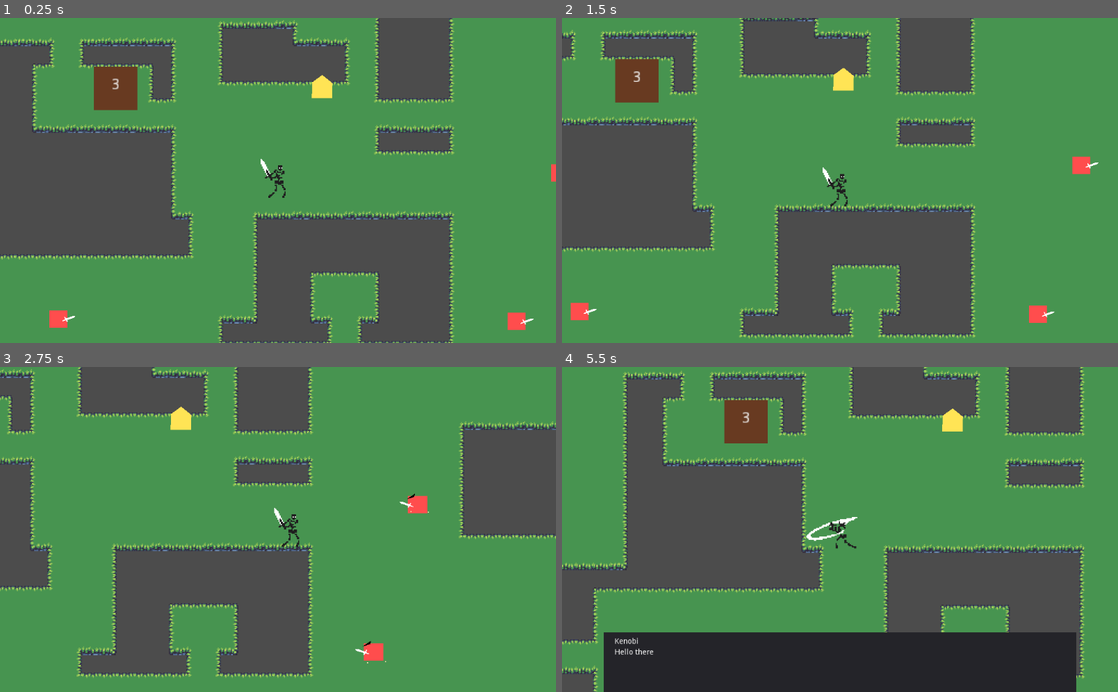
Above: before the commit, frames 1-4 (two rows, left to right).
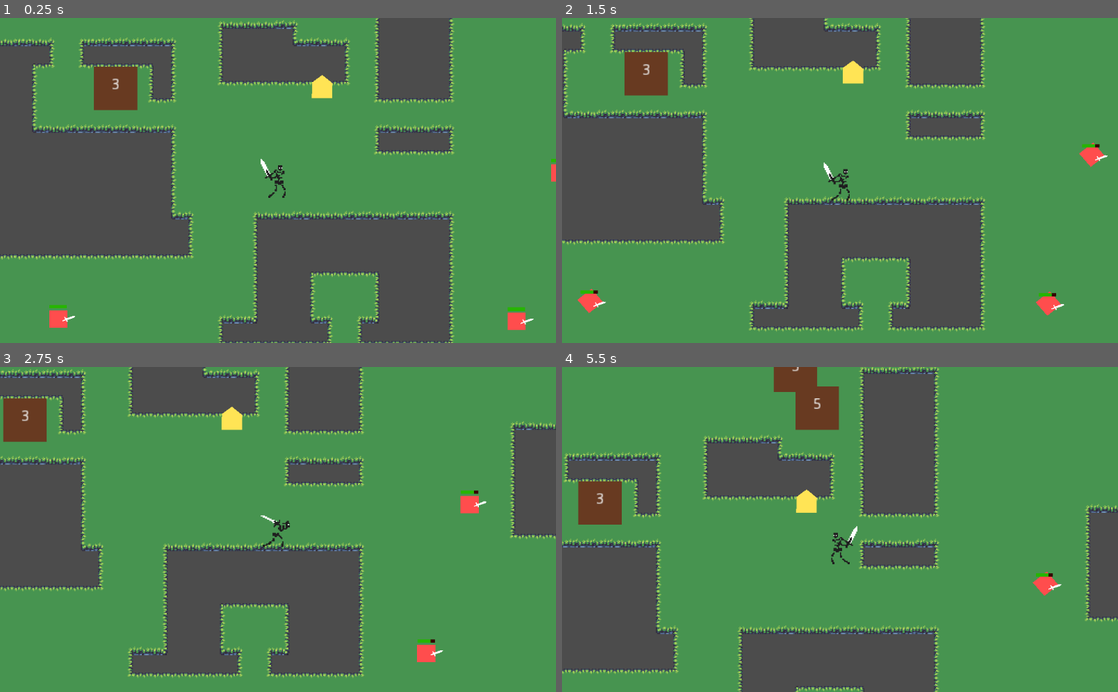
Above: after the commit, the same moments.

Repository: doorgan/godot_test
Game: Godot game, scene res://World.tscn
Two runs of this game, one before a commit and one after it. Both use one fixed random seed, a clock stepped at 60 frames per second and the inputs below.
Inputs (mouse positions are in pixels of both pictures, inside the frame that each line leads up to):
- Up to frame 1 (0.25 s): no input
- Up to frame 2 (1.5 s): move the mouse to (962, 164) at 0.52 s; hold Right (ui_right) 0.53-1.28 s; tap A (attack, bound only after the commit) at 0.6 s; tap J (attack, bound only before the commit) at 0.8, 1.35 s; move the mouse to (728, 196) at 1.27 s; hold Down (ui_down) from 1.28 s (still down)
- Up to frame 3 (2.75 s): tap Q (invulnerable) at 1.55, 2.1 s; move the mouse to (333, 458) at 2.02 s; release Down (ui_down) at 2.03 s; hold Right (ui_right) from 2.03 s (still down); tap A (attack, bound only after the commit) at 2.3 s
- Up to frame 4 (5.5 s): move the mouse to (812, 594) at 2.77 s; release Right (ui_right) at 2.78 s; hold Up (ui_up) 2.78-3.53 s; tap A (attack, bound only after the commit) at 2.85, 4.55 s; tap J (attack, bound only before the commit) at 3.05, 3.6, 5.3 s; move the mouse to (1006, 578) at 3.52 s; hold Left (ui_left) 3.53-5.03 s; tap Q (invulnerable) at 3.8, 5.1 s; move the mouse to (673, 480) at 4.27 s; tap E (interact) at 4.35 s; move the mouse to (867, 529) at 5.02 s; hold Down (ui_down) from 5.03 s (still down)

The runs differ from the first frame. In frame 1, less than 0.1% of the frame differs, in the area x 8-100%, y 43-91%; in frame 2, 16%; in frame 3, 31%; in frame 4, 61%, in the area x 0-100%, y 0-100%.

Commit message:
save changes

Diff:
--- /dev/null
+++ b/Combat/CombatManager.gd
@@ -0,0 +1,9 @@
+extends Node
+class_name CombatManager
+
+static func resolve_attack(attacker : Unit, target : Unit) -> void:
+	var attack = {
+		"damage": attacker.base_damage,
+		"attacker": attacker
+	}
+	target.take_damage(attack)
--- /dev/null
+++ b/Effects/Poison.gd
@@ -0,0 +1,23 @@
+extends Effect
+class_name EffectPoison
+
+export (int) var dps : = 5
+export (int) var damage_interval : = 1
+export (int) var duration : = 5
+
+var timer
+
+func _ready():
+	create_timer()
+	get_tree().create_timer(duration).connect("timeout", self, "finish")
+
+func create_timer():
+	timer = Timer.new()
+	timer.one_shot = false
+	timer.wait_time = damage_interval
+	timer.connect("timeout", self, "apply_poison")
+	add_child(timer)
+	timer.start()
+
+func apply_poison():
+	owner.take_damage({"damage": dps, "attacker": owner})
--- a/Enemy.gd
+++ b/Enemy.gd
@@ -1,15 +1,12 @@
-extends KinematicBody2D
+extends Unit
 
 signal died
-
-export (int) var max_health = 5
 
 var target
 
 var velocity : = Vector2.ZERO
 var facing : = Vector2.RIGHT setget set_facing
 var last_attacker : Object
-var health = max_health
 var staggered : = false
 var dead : = false
 
@@ -17,14 +14,16 @@
 
 func _ready():
 	$States.start()
+	$Healthbar.value = health
 
-func take_damage(attacker):
-	health -= 1
+func take_damage(attack):
+	health -= attack.damage
+	$Healthbar.value = health
 	if health <= 0:
 		dead = true
 		$States._switch_state("die")
 	else:
-		stagger(attacker)
+		stagger(attack.attacker)
 
 func stagger(attacker):
 	last_attacker = attacker
--- a/Enemy.tscn
+++ b/Enemy.tscn
@@ -9,6 +9,7 @@
 [ext_resource path="res://Stagger.gd" type="Script" id=7]
 [ext_resource path="res://Die.gd" type="Script" id=8]
 [ext_resource path="res://Hurtbox.tscn" type="PackedScene" id=9]
+[ext_resource path="res://Effects/Poison.gd" type="Script" id=10]
 
 [sub_resource type="ParticlesMaterial" id=1]
 emission_shape = 1
@@ -636,6 +637,12 @@
 [sub_resource type="RectangleShape2D" id=10]
 extents = Vector2( 7.1623, 7.29669 )
 
+[sub_resource type="StyleBoxFlat" id=11]
+bg_color = Color( 0.152941, 0.713726, 0, 1 )
+
+[sub_resource type="StyleBoxFlat" id=12]
+bg_color = Color( 0.211765, 0.0235294, 0.0235294, 1 )
+
 [node name="Enemy" type="KinematicBody2D" groups=[
 "enemy",
 ]]
@@ -643,6 +650,7 @@
 __meta__ = {
 "_edit_vertical_guides_": [ 11.0451 ]
 }
+effects_slot = NodePath("EffectsSlot")
 
 [node name="Sprite" type="Node2D" parent="."]
 scale = Vector2( 1.05147, 1 )
@@ -738,9 +746,27 @@
 [node name="CollisionShape2D" type="CollisionShape2D" parent="Hurtbox"]
 position = Vector2( 0, -7.94165 )
 shape = SubResource( 10 )
+
+[node name="EffectsSlot" type="Node2D" parent="."]
+
+[node name="Node2D" type="Node2D" parent="EffectsSlot"]
+script = ExtResource( 10 )
+
+[node name="Healthbar" type="ProgressBar" parent="."]
+margin_left = -7.73121
+margin_top = -20.5114
+margin_right = -3.73121
+margin_bottom = -6.51136
+rect_scale = Vector2( 3.9845, 0.214433 )
+custom_styles/fg = SubResource( 11 )
+custom_styles/bg = SubResource( 12 )
+step = 0.1
+value = 25.0
+__meta__ = {
+"_edit_use_anchors_": false
+}
 [connection signal="timeout" from="States/Chase/Timer" to="States/Chase" method="_on_Timer_timeout"]
 [connection signal="timeout" from="States/Attack/Cooldown" to="States/Attack" method="_on_Cooldown_timeout"]
 [connection signal="timeout" from="States/Stagger/Timer" to="States/Stagger" method="_on_Timer_timeout"]
 [connection signal="body_entered" from="Perception" to="States/Idle" method="_on_Perception_body_entered"]
 [connection signal="body_exited" from="Perception" to="States/Chase" method="_on_Perception_body_exited"]
-[connection signal="hit" from="Hurtbox" to="." method="_on_Hurtbox_hit"]
--- a/Enemy/ChaseState.gd
+++ b/Enemy/ChaseState.gd
@@ -65,8 +65,6 @@
 		):
 		state = FINISHED
 
-	print(state)
-
 	match state:
 		CHASING:
 			follow_path(delta)
@@ -77,7 +75,6 @@
 			take_distance()
 		FINISHED:
 			emit_signal("finished", "attack")
-	print(distance_to_target)
 
 func strafe():
 	steer = get_strafe_vector()
--- a/Hurtbox.gd
+++ b/Hurtbox.gd
@@ -4,4 +4,5 @@
 signal hit(attacker)
 
 func hit_landed(attacker):
-	emit_signal("hit", attacker)
+	CombatManager.resolve_attack(attacker, owner)
+#	emit_signal("hit", attacker)
--- a/Player.gd
+++ b/Player.gd
@@ -14,7 +14,6 @@
 
 func _unhandled_input(event):
 	if Input.is_action_just_released("invulnerable"):
-		print("toggle inv")
 		if has_effect(EffectInvulnerable):
 			remove_effect(EffectInvulnerable)
 		else:
@@ -31,8 +30,9 @@
 	axis.y = int(Input.is_action_pressed("ui_down")) - int(Input.is_action_pressed("ui_up"))
 	return axis
 
-func take_damage(attacker):
-	print("Attacked by " + attacker.name)
+func take_damage(attack):
+	print("Player attacked by " + attack.attacker.name)
+	health -= attack.damage
 
 func set_facing(new_dir):
 	facing = new_dir
--- a/Player.tscn
+++ b/Player.tscn
@@ -18,6 +18,7 @@
 [ext_resource path="res://Player/Attack3State.gd" type="Script" id=16]
 [ext_resource path="res://Player/ShieldState.gd" type="Script" id=17]
 [ext_resource path="res://Shieldbox.tscn" type="PackedScene" id=18]
+[ext_resource path="res://Effects/Poison.gd" type="Script" id=19]
 
 [sub_resource type="RectangleShape2D" id=1]
 extents = Vector2( 6.00228, 4.16661 )
@@ -780,5 +781,7 @@
 polygon = PoolVector2Array( 0.0272408, -34.8871, 10, -30, 16.7194, -21.1932, 16.8897, -10.125, 11.2704, -0.759556, 0.206482, 4.90483 )
 
 [node name="EffectsSlot" type="Node2D" parent="."]
-[connection signal="hit" from="Hurtbox" to="." method="_on_hit"]
+
+[node name="Poison" type="Node2D" parent="EffectsSlot"]
+script = ExtResource( 19 )
 [connection signal="timeout" from="States/Roll/Timer" to="States/Roll" method="_on_Timer_timeout"]
--- a/Player/RunState.gd
+++ b/Player/RunState.gd
@@ -1,6 +1,4 @@
 extends State
-
-export var speed = 150
 
 func handle_input(event):
 	if Input.is_action_just_pressed("roll"):
@@ -8,6 +6,7 @@
 
 	if Input.is_action_just_pressed("attack"):
 		emit_signal("pushed", "attack1")
+
 
 func physics_process(delta):
 	var axis = owner.get_input_axis()
@@ -17,11 +16,12 @@
 	else:
 		owner.facing = axis.normalized()
 		var motion = owner.motion
-		motion += axis.normalized() * speed * delta
+		motion += axis.normalized() * owner.movement_speed * delta
 		owner.move_and_collide(motion)
 
 		if motion == Vector2.ZERO:
 			emit_signal("finished", "idle")
 
+
 func enter():
 	owner.play_animation("run")
--- a/Unit/Unit.gd
+++ b/Unit/Unit.gd
@@ -1,8 +1,14 @@
 extends KinematicBody2D
 class_name Unit
 
+export (int) var max_health : int = 100
+var health : int = max_health
+
+export (int) var movement_speed : int = 200
+
+export (int) var base_damage : int = 5
+
 export (NodePath) var effects_slot : NodePath
-
 onready var EffectsSlot : Node = get_node(effects_slot)
 
 var effects : = []
@@ -11,7 +17,14 @@
 	assert(effects_slot)
 
 
-# EFFECTS
+######## ######## ######## ########  ######  ########  ######
+##       ##       ##       ##       ##    ##    ##    ##    ##
+##       ##       ##       ##       ##          ##    ##
+######   ######   ######   ######   ##          ##     ######
+##       ##       ##       ##       ##          ##          ##
+##       ##       ##       ##       ##    ##    ##    ##    ##
+######## ##       ##       ########  ######     ##     ######
+
 
 # Adds an effect to the unit
 func add_effect(effect_type: GDScript) -> void:
@@ -21,9 +34,8 @@
 
 
 # Removes the effect from the unit.
-# Should take a Node, a NodePath or a custom resource?
 func remove_effect(effect_type : GDScript) -> void:
-	var effect = get_effect(effect_type)
+	var effect : = get_effect(effect_type)
 	if effect:
 		effect.finish()
 
@@ -35,11 +47,11 @@
 
 # Checks if the unit has an effect of the given type
 func has_effect(effect_type : GDScript) -> bool:
-	for effect in get_active_effects():
-		if effect is effect_type:
-			print("has effect!")
-			return true
-	return false
+	var effect = get_effect(effect_type)
+	if effect:
+		return true
+	else:
+		return false
 
 
 # Gets an effect of the given type or nulls if it doesn't find one
--- a/project.godot
+++ b/project.godot
@@ -13,6 +13,11 @@
 "class": "Agent",
 "language": "GDScript",
 "path": "res://Agent/Agent.gd"
+}, {
+"base": "Node",
+"class": "CombatManager",
+"language": "GDScript",
+"path": "res://Combat/CombatManager.gd"
 }, {
 "base": "Resource",
 "class": "Dialogue",
@@ -33,6 +38,11 @@
 "class": "EffectInvulnerable",
 "language": "GDScript",
 "path": "res://Effects/Invulnerable.gd"
+}, {
+"base": "Effect",
+"class": "EffectPoison",
+"language": "GDScript",
+"path": "res://Effects/Poison.gd"
 }, {
 "base": "Node",
 "class": "Effects",
@@ -61,10 +71,12 @@
 } ]
 _global_script_class_icons={
 "Agent": "",
+"CombatManager": "",
 "Dialogue": "",
 "DialogueSequence": "",
 "Effect": "",
 "EffectInvulnerable": "",
+"EffectPoison": "",
 "Effects": "",
 "Hurtbox": "",
 "State": "",
@@ -119,13 +131,13 @@
 }
 attack={
 "deadzone": 0.5,
-"events": [ Object(InputEventKey,"resource_local_to_scene":false,"resource_name":"","device":0,"alt":false,"shift":false,"control":false,"meta":false,"command":false,"pressed":false,"scancode":74,"unicode":0,"echo":false,"script":null)
+"events": [ Object(InputEventKey,"resource_local_to_scene":false,"resource_name":"","device":0,"alt":false,"shift":false,"control":false,"meta":false,"command":false,"pressed":false,"scancode":65,"unicode":0,"echo":false,"script":null)
 , Object(InputEventJoypadButton,"resource_local_to_scene":false,"resource_name":"","device":0,"button_index":5,"pressure":0.0,"pressed":false,"script":null)
  ]
 }
 shield={
 "deadzone": 0.5,
-"events": [ Object(InputEventKey,"resource_local_to_scene":false,"resource_name":"","device":0,"alt":false,"shift":false,"control":false,"meta":false,"command":false,"pressed":false,"scancode":75,"unicode":0,"echo":false,"script":null)
+"events": [ Object(InputEventKey,"resource_local_to_scene":false,"resource_name":"","device":0,"alt":false,"shift":false,"control":false,"meta":false,"command":false,"pressed":false,"scancode":83,"unicode":0,"echo":false,"script":null)
 , Object(InputEventJoypadButton,"resource_local_to_scene":false,"resource_name":"","device":0,"button_index":4,"pressure":0.0,"pressed":false,"script":null)
  ]
 }
Not shown: 1 places in Enemy.tscn that only renumber resources
Not shown: 1 places in Player.tscn that only renumber resources
